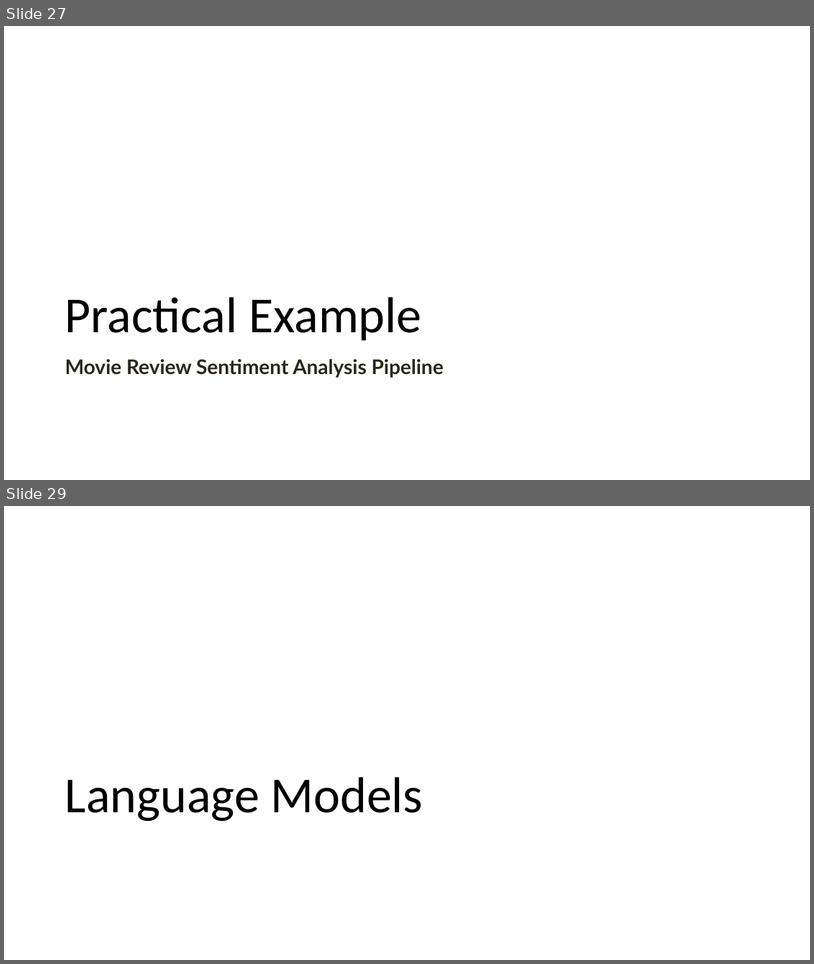
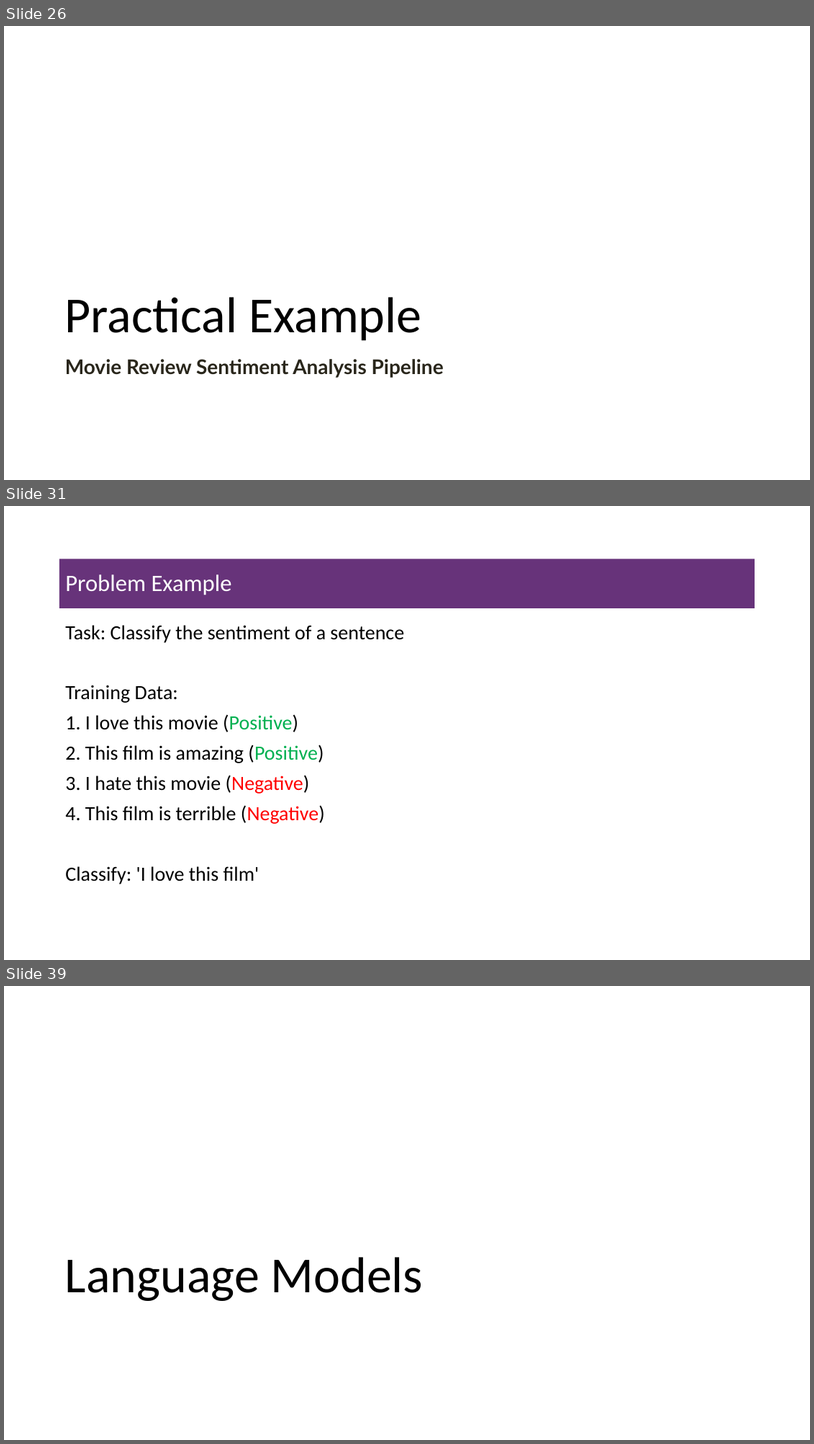
Before and after one commit to msfasha/307307-BI-Methods, a slide deck: 20242-NLP-LLM/lecture notes/Part 1 - Introduction to NLP/1.1-introduction to NLP.pptx. Shown one above the other, each under a label of ours: slides 27 and 29 before the commit, slides 26, 31 and 39 after it; the slides between them are not shown. The pictures are 814x964 and 814x1444 pixels, drawn with LibreOffice and Linux fonts; fonts in the diff are those of the drawing; background and template pictures are left out. Boxes give left, top, right and bottom in pixels: in the first picture for what was removed or moved away, otherwise in the second. Text is boxed around its words. In the diff, an @@ line names an element or a change of style, - is before the commit and + after.

```diff
--- a/20242-NLP-LLM/lecture notes/Part 1 - Introduction to NLP/1.1-introduction to NLP.pptx
+++ b/20242-NLP-LLM/lecture notes/Part 1 - Introduction to NLP/1.1-introduction to NLP.pptx
@@ slide 31 added at (4,506,810,960), background #FFFFFF @@
@@ title added at (59,559,756,608), fill #67337A, 28 pt, text #FFFFFF @@
+Problem Example
@@ text added at (65,625,404,884), 24 pt, text #000000 @@
+Task: Classify the sentiment of a sentence
+Training Data:
+1. I love this movie (Positive)
+2. This film is amazing (Positive)
+3. I hate this movie (Negative)
+4. This film is terrible (Negative)
+Classify: 'I love this film'
@@ what was slide 27 is now slide 26 @@
@@ what was slide 29 is now slide 39 @@
```
Also in this commit, not shown: 8 slides changed, 10 other slides added, 1 slide removed, 14 other files.
